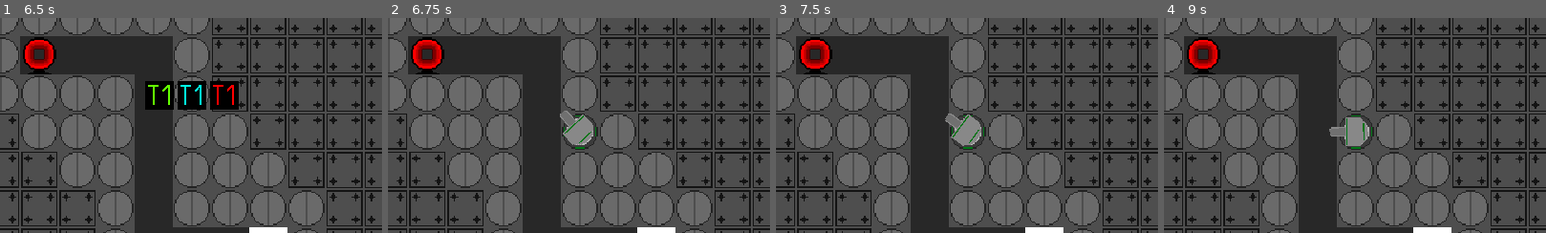
Above: before the commit, frames 1-4 (left to right).
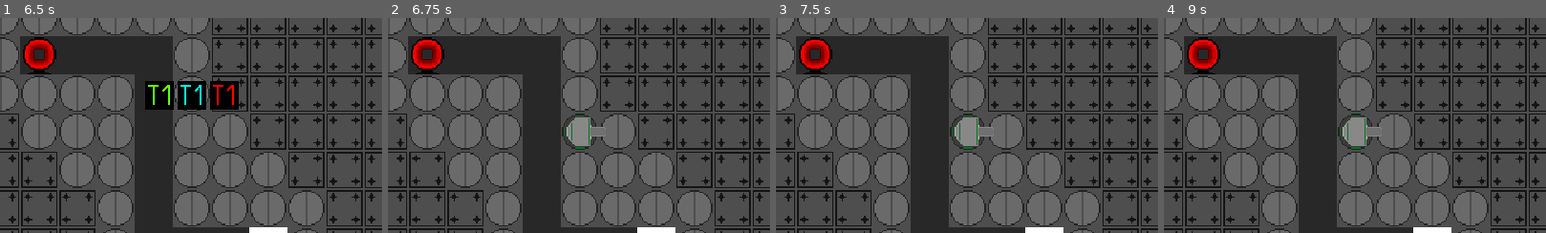
Above: after the commit, the same moments.

Repository: AdamBortt/2DTD
Game: Godot game, scene res://Scenes/scene_handler.tscn
Same seed, same stepped clock (60 frames per second), same inputs: the game is played once before the commit and once after it.
Inputs (mouse positions are % of the whole screen's width and height, from its top left):
- Up to frame 1 (6.5 s): click (50, 26) at 0.5 s; move the mouse to (72, 45) at 1.27 s; click (72, 45) at 1.35 s; move the mouse to (30, 55) at 2.02 s; right-click (30, 55) at 2.1 s; move the mouse to (60, 28) at 2.77 s; click (60, 28) at 2.85 s; move the mouse to (45, 70) at 3.52 s; right-click (45, 70) at 3.6 s; move the mouse to (80, 65) at 4.27 s; click (80, 65) at 4.35 s; move the mouse to (20, 35) at 5.02 s; right-click (20, 35) at 5.1 s; move the mouse to (55, 50) at 5.77 s; click (55, 50) at 5.85 s
- Up to frame 2 (6.75 s): click (53, 46) at 6.5 s
- Up to frame 3 (7.5 s): tap Enter at 7.25 s; move the mouse to (35, 25) at 7.27 s; right-click (35, 25) at 7.35 s
- Up to frame 4 (9 s): tap Space at 8 s; move the mouse to (72, 45) at 8.02 s; click (72, 45) at 8.1 s; tap Enter at 8.75 s; move the mouse to (30, 55) at 8.77 s; right-click (30, 55) at 8.85 s
The pictures show only the part of the screen within x 32-82%, y 28-78%; the shares and areas given below are measured in that part.

Frame 1 is identical in both runs. In frame 2, 0.5% of the frame differs, in the area x 45-57%, y 43-60%; in frame 3, 0.5%; in frame 4, 0.5%.

Commit message:
Towers are now tracking the farthest enemy

Diff:
--- a/Scenes/Turrets/T1_basic.tscn
+++ b/Scenes/Turrets/T1_basic.tscn
@@ -1,8 +1,11 @@
-[gd_scene load_steps=4 format=3 uid="uid://bnvjxxop2lt8y"]
+[gd_scene load_steps=5 format=3 uid="uid://bnvjxxop2lt8y"]
 
 [ext_resource type="Script" path="res://Scenes/Turrets/T1_basic.gd" id="1_ydhsx"]
 [ext_resource type="Texture2D" uid="uid://27nmgqrud67g" path="res://Assets/Turrets/BasicT1/Basic_T1_Foundation.png" id="2_27uxe"]
 [ext_resource type="Texture2D" uid="uid://cf7gfbe6hnckn" path="res://Assets/Turrets/BasicT1/BasicT1.png" id="3_jd2w4"]
+
+[sub_resource type="CircleShape2D" id="CircleShape2D_dmyt0"]
+radius = 75.0
 
 [node name="T1_Basic" type="Node2D"]
 script = ExtResource("1_ydhsx")
@@ -16,3 +19,11 @@
 
 [node name="Muzzle" type="Marker2D" parent="Turret"]
 position = Vector2(23, 0)
+
+[node name="Range" type="Area2D" parent="."]
+
+[node name="CollisionShape2D" type="CollisionShape2D" parent="Range"]
+shape = SubResource("CircleShape2D_dmyt0")
+
+[connection signal="body_entered" from="Range" to="." method="_on_range_body_entered"]
+[connection signal="body_exited" from="Range" to="." method="_on_range_body_exited"]
--- a/Scenes/Turrets/T1_sniper.tscn
+++ b/Scenes/Turrets/T1_sniper.tscn
@@ -1,8 +1,11 @@
-[gd_scene load_steps=4 format=3 uid="uid://dscvemh0k42xe"]
+[gd_scene load_steps=5 format=3 uid="uid://dscvemh0k42xe"]
 
 [ext_resource type="Script" path="res://Scenes/Turrets/T1_sniper.gd" id="1_8o5q2"]
 [ext_resource type="Texture2D" uid="uid://cd3mfo1i7mgfp" path="res://Assets/Turrets/SniperT1/Sniper_T1_Foundation.png" id="2_bbyaa"]
 [ext_resource type="Texture2D" uid="uid://c0nge4xvyrty2" path="res://Assets/Turrets/SniperT1/Sniper_T1.png" id="3_1tfpt"]
+
+[sub_resource type="CircleShape2D" id="CircleShape2D_kcy72"]
+radius = 125.0
 
 [node name="T1_Sniper" type="Node2D"]
 script = ExtResource("1_8o5q2")
@@ -16,3 +19,11 @@
 
 [node name="Muzzle" type="Marker2D" parent="Turret"]
 position = Vector2(26, 0)
+
+[node name="Range" type="Area2D" parent="."]
+
+[node name="CollisionShape2D" type="CollisionShape2D" parent="Range"]
+shape = SubResource("CircleShape2D_kcy72")
+
+[connection signal="body_entered" from="Range" to="." method="_on_range_body_entered"]
+[connection signal="body_exited" from="Range" to="." method="_on_range_body_exited"]
--- a/Scenes/Turrets/all_turrets.gd
+++ b/Scenes/Turrets/all_turrets.gd
@@ -1,8 +1,32 @@
 extends Node2D
 
+var type
+var enemy_array = []
+var enemy
+
+func _ready():
+	self.get_node("Range/CollisionShape2D").get_shape().radius = 0.5 * GameData.tower_data[type]["range"]
 func _physics_process(delta):
-	turn()
+	if enemy_array.size() != 0:
+		select_enemy()
+		turn()
+	else:
+		enemy = null
+
+func select_enemy():
+	var enemy_progress_array = []
+	for i in enemy_array:
+		enemy_progress_array.append(i.progress)
+	var max_offset = enemy_progress_array.max()
+	var enemy_index = enemy_progress_array.find(max_offset)
+	enemy = enemy_array[enemy_index]
 
 func turn():
-	var enemy_position = get_global_mouse_position()
-	get_node("Turret").look_at(enemy_position)
+	get_node("Turret").look_at(enemy.position)
+
+func _on_range_body_entered(body):
+	enemy_array.append(body.get_parent())
+	print(enemy_array)
+
+func _on_range_body_exited(body):
+	enemy_array.erase(body.get_parent())
--- a/Scenes/game_scene.gd
+++ b/Scenes/game_scene.gd
@@ -49,6 +49,7 @@
 func build_tower(tower_name):
 	var new_tower = load("res://Scenes/Turrets/" + tower_name + ".tscn").instantiate()
 	new_tower.set_position(build_location)
+	new_tower.type = tower_name
 	map_node.get_node("Turrets").add_child(new_tower, true)
 	map_node.get_node("TileMap").set_cell(0, build_tile, 2, Vector2(2,0))
 	print("build tower triggered ", tower_name)
